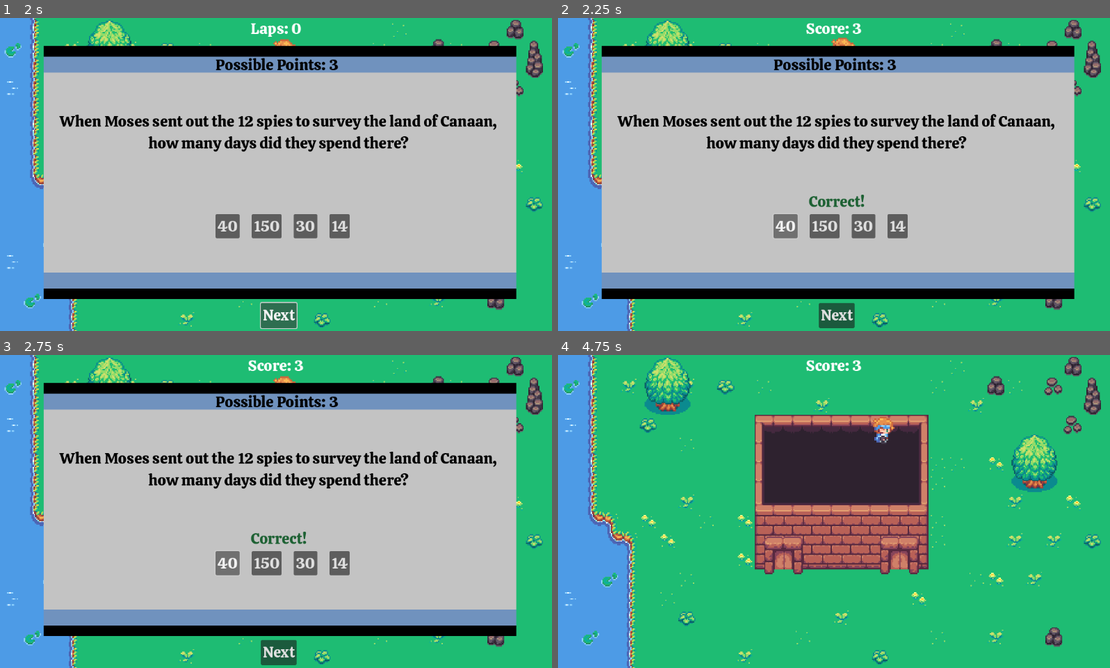
Above: before the commit, frames 1-4 (two rows, left to right).
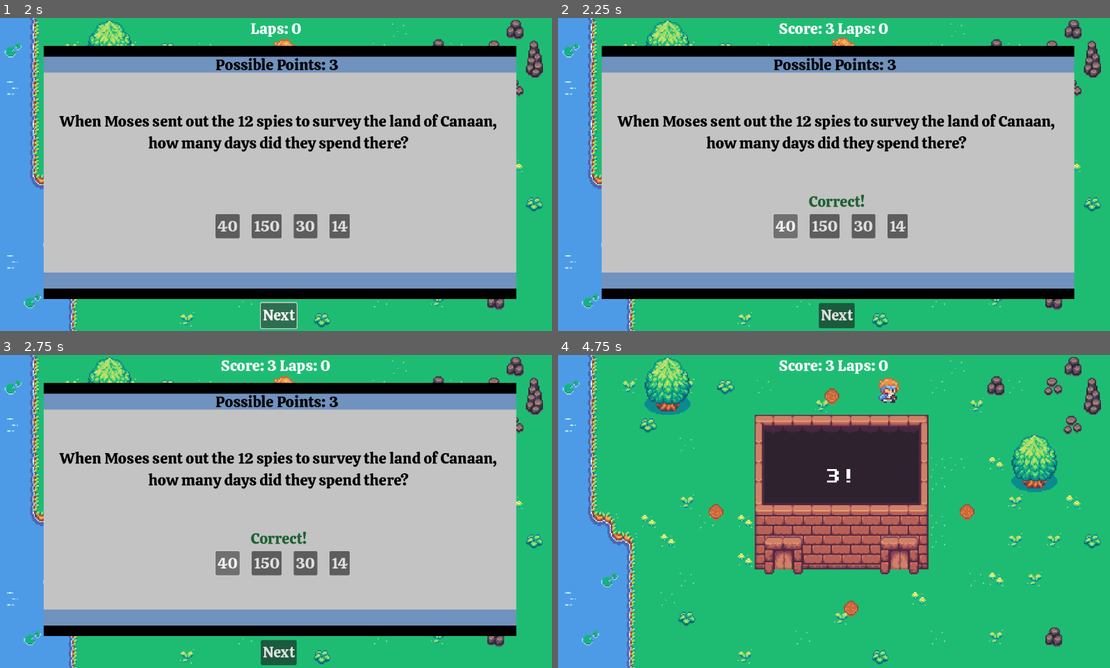
Above: after the commit, the same moments.

Repository: aalexander05/march-around-jericho
Game: Godot game, scene res://board.tscn
Two runs of this game, one before a commit and one after it. Both use one fixed random seed, a clock stepped at 60 frames per second and the inputs below. The engine's default icon, where the game draws it, is replaced by a stand-in: a white triangle on a blue panel in a dark square.
Inputs:
- Up to frame 1 (2 s): click "Next" at 0.5 s; click "Next" at 1.25 s
- Up to frame 2 (2.25 s): click "40" at 2 s
- Up to frame 3 (2.75 s): no input
- Up to frame 4 (4.75 s): click "150" at 2.75 s; click "30" at 3.5 s; tap Enter at 4.25 s; hold Right (ui_right) from 4.28 s (still down); tap G at 4.35 s

Frame 1 is identical in both runs. In frame 2, 0.4% of the frame differs, in the area x 40-60%, y 1-6%; in frame 3, 0.4%; in frame 4, 1.4%, in the area x 27-76%, y 1-84%.

Commit message:
improving marching and score

Diff:
--- a/GameManager.gd
+++ b/GameManager.gd
@@ -2,7 +2,7 @@
 
 signal change_question_text(new_text)
 signal change_question(question)
-signal correct_answer()
+signal correct_answer(score)
 signal incorrect_answer()
 signal clear_messages()
 signal set_possible_points(possible_points, original_max_possible_points)
@@ -10,6 +10,7 @@
 var current_question = {}
 var show_question = false
 var score = 0
+var laps = 0
 var steps_can_go_if_correct = 0 # set by each question's answer count
 var already_answered = false
 var submitted_answers = []
@@ -73,10 +74,17 @@
 
 	if text == StaticData.current_question["Correct Answer"]:
 		already_answered = true;
+
+		if steps_can_go_if_correct < 1:
+			await get_tree().create_timer(.3).timeout
+			get_question()
+			return
+
+		correct_answer.emit(steps_can_go_if_correct)
 		score += steps_can_go_if_correct
-		correct_answer.emit()
+		laps = floor(score / 4)
 		# get_question();
-		$"../HUD".set_score(score)
+		$"../HUD".set_score(score, steps_can_go_if_correct)
 	else:
 		for a in submitted_answers:
 			if a == text:
--- a/Marcher.gd
+++ b/Marcher.gd
@@ -1,4 +1,6 @@
 extends Node
+
+signal done_moving()
 
 enum positions {
 	North,
@@ -8,85 +10,68 @@
 }
 
 var current_position = positions.North
+
 var target_position
 var target_position2
 
-
-var new_animation2 = ""
-
-var tween
-
-var move_timer = 0
+var walk_duration = 1.25
 
 # Called when the node enters the scene tree for the first time.
 func _ready():
 	target_position = $"Position North East"
 	target_position2 = $"Position East"
 
+func _process(delta):
+	pass
 
-# Called every frame. 'delta' is the elapsed time since the previous frame.
-func _process(delta):
-	if move_timer > 0:
-		move_timer -= delta
-		if move_timer <= 0:
-			move_one_space()
+func setAnimation(animation):
+	$CharacterBody2D/Sprite2D2/AnimationPlayer.play(animation)
 
 
-func _input(event):
-	if event is InputEventKey and event.pressed:
-		if event.keycode == KEY_G:
-			move_one_space()
+func _on_game_manager_correct_answer(score):
+	await get_tree().create_timer(2.5).timeout
+	var spaces_to_move = score
 
+	var march_tween = create_tween()
 
+	for i in range(spaces_to_move):
 
-# stolen from https://stackoverflow.com/questions/13462001/ease-in-and-ease-out-animation-formula
-func parametric_blend(t):
-	var sqr = t * t
-	return sqr / (2 * (sqr - t) + 1)
+		var new_animation = ""
+		var new_animation2 = ""
 
-func move_one_space():
-	if tween:
-		tween.kill()
+		match current_position:
+			positions.North:
+				new_animation = "WalkRight"
+				new_animation2 = "Idle"
+				target_position = $"Position North East"
+				target_position2 = $"Position East"
+				current_position = positions.East
+			positions.East:
+				new_animation = "Idle"
+				new_animation2 = "WalkLeft"
+				target_position = $"Position South East"
+				target_position2 = $"Position South"
+				current_position = positions.South
+			positions.South:
+				new_animation = "WalkLeft"
+				new_animation2 = "WalkUp"
+				target_position = $"Position South West"
+				target_position2 = $"Position West"
+				current_position = positions.West
+			positions.West:
+				new_animation = "WalkUp"
+				new_animation2 = "WalkRight"
+				target_position = $"Position North West"
+				target_position2 = $"Position North"
+				current_position = positions.North
 
-	var new_animation = ""
+		if i == 0 && $CharacterBody2D/Sprite2D2/AnimationPlayer.current_animation != new_animation:
+			setAnimation(new_animation)
 
-	match current_position:
-		positions.North:
-			new_animation = "WalkRight"
-			new_animation2 = "Idle"
-			target_position = $"Position North East"
-			target_position2 = $"Position East"
-			current_position = positions.East
-		positions.East:
-			new_animation = "Idle"
-			new_animation2 = "WalkLeft"
-			target_position = $"Position South East"
-			target_position2 = $"Position South"
-			current_position = positions.South
-		positions.South:
-			new_animation = "WalkLeft"
-			new_animation2 = "WalkUp"
-			target_position = $"Position South West"
-			target_position2 = $"Position West"
-			current_position = positions.West
-		positions.West:
-			new_animation = "WalkUp"
-			new_animation2 = "WalkRight"
-			target_position = $"Position North West"
-			target_position2 = $"Position North"
-			current_position = positions.North
+		march_tween.chain().tween_property($CharacterBody2D, "position", target_position.position, walk_duration)
+		march_tween.tween_callback(setAnimation.bind(new_animation2))
+		march_tween.chain().tween_property($CharacterBody2D, "position", target_position2.position, walk_duration)
 
-	tween = create_tween()
-	tween.tween_property($CharacterBody2D, "position", target_position.position, 2)
-	tween.tween_callback(setSecondAnimation)
-	tween.chain().tween_property($CharacterBody2D, "position", target_position2.position, 2)
-
-	$CharacterBody2D/Sprite2D2/AnimationPlayer.play(new_animation)
-
-func setSecondAnimation():
-	$CharacterBody2D/Sprite2D2/AnimationPlayer.play(new_animation2)
-
-
-
-func _on_game_manager_correct_answer():
-	move_timer = 2
+	await march_tween.finished
+	await get_tree().create_timer(.6).timeout
+	done_moving.emit()
--- a/board.tscn
+++ b/board.tscn
@@ -504,7 +504,7 @@
 texture_filter = 1
 tile_set = SubResource("TileSet_a4xcf")
 format = 2
-layer_0/tile_data = PackedInt32Array(-262150, 327680, 0, -19 …(1008 unchanged characters)… 4, -262154, 524288, 4, 393208, 524288, 4)
+layer_0/tile_data = PackedInt32Array(-262150, 327680, 0, -19 …(1008 unchanged characters)… 4, -262154, 524288, 4, 393208, 524288, 4, -7, 196608, 3, 65529, 196608, 4, -6, 262144, 3, 65530, 262144, 4, -65530, 196608, 3, 6, 196608, 4, -65529, 262144, 3, 7, 262144, 4, 262144, 196608, 3, 327680, 196608, 4, 262145, 262144, 3, 327681, 262144, 4, -393217, 196608, 3, -327681, 196608, 4, -458752, 262144, 3, -393216, 262144, 4)
 
 [node name="CityWalls" type="TileMap" parent="."]
 texture_filter = 1
@@ -539,28 +539,28 @@
 script = ExtResource("7_n6p8e")
 
 [node name="Position North" type="Node2D" parent="Marcher"]
-position = Vector2(8, -101)
+position = Vector2(0, -96)
 
 [node name="Position North East" type="Node2D" parent="Marcher"]
-position = Vector2(112, -101)
+position = Vector2(108, -96)
 
 [node name="Position East" type="Node2D" parent="Marcher"]
-position = Vector2(114, 3)
+position = Vector2(112, 0)
 
 [node name="Position South East" type="Node2D" parent="Marcher"]
-position = Vector2(114, 79)
+position = Vector2(110, 74)
 
 [node name="Position South" type="Node2D" parent="Marcher"]
-position = Vector2(9, 80)
+position = Vector2(16, 80)
 
 [node name="Position South West" type="Node2D" parent="Marcher"]
-position = Vector2(-104, 78)
+position = Vector2(-92, 78)
 
 [node name="Position West" type="Node2D" parent="Marcher"]
-position = Vector2(-106, 2)
+position = Vector2(-96, 0)
 
 [node name="Position North West" type="Node2D" parent="Marcher"]
-position = Vector2(-100, -101)
+position = Vector2(-98, -92)
 
 [node name="CharacterBody2D" type="CharacterBody2D" parent="Marcher"]
 position = Vector2(8, -102)
@@ -596,3 +596,4 @@
 [connection signal="incorrect_answer" from="GameManager" to="CanvasLayer" method="_on_game_manager_incorrect_answer"]
 [connection signal="set_possible_points" from="GameManager" to="CanvasLayer" method="_on_game_manager_set_possible_points"]
 [connection signal="ready_to_show_again" from="CanvasLayer" to="GameManager" method="_on_canvas_layer_ready_to_show_again"]
+[connection signal="done_moving" from="Marcher" to="CanvasLayer" method="_on_marcher_done_moving"]
--- a/hud.gd
+++ b/hud.gd
@@ -1,14 +1,35 @@
 extends CanvasLayer
 
+var points = 0;
+var show_points_timer = 0
+var point_shower_speed = 1
+var original_point_shower_y
 
 # Called when the node enters the scene tree for the first time.
 func _ready():
-	pass # Replace with function body.
+	$MarginContainer/PointsShower/Label.hide()
+	original_point_shower_y = $MarginContainer/PointsShower/Label.position.y
 
 
 # Called every frame. 'delta' is the elapsed time since the previous frame.
 func _process(delta):
-	pass
+	if show_points_timer > 0:
+		var points_label = $MarginContainer/PointsShower/Label
+		points_label.position.y -= point_shower_speed
+		points_label.show()
+		points_label.text = str(points)
+		if points > 1:
+			points_label.text += "!"
 
-func set_score(score):
-	$MarginContainer/Label.text = "Score: " + str(score)
+		show_points_timer -= delta
+		if show_points_timer <= 0:
+			points_label.position.y = original_point_shower_y
+			points_label.hide()
+
+
+func set_score(score, points_last_scored):
+	$MarginContainer/Label.text = "Score: " + str(score) + " Laps: " + str(floor(score / 4))
+
+	await get_tree().create_timer(2.2).timeout
+	points = points_last_scored
+	show_points_timer = .8
--- a/hud.tscn
+++ b/hud.tscn
@@ -1,7 +1,8 @@
-[gd_scene load_steps=3 format=3 uid="uid://kyvdagipo0f0"]
+[gd_scene load_steps=4 format=3 uid="uid://kyvdagipo0f0"]
 
 [ext_resource type="Script" path="res://hud.gd" id="1_062of"]
 [ext_resource type="FontFile" uid="uid://bqgxm66o0gbqn" path="res://Calistoga-Regular.ttf" id="2_5e3j3"]
+[ext_resource type="FontFile" uid="uid://c6t6tc31eblpy" path="res://dogicabold.ttf" id="3_085mv"]
 
 [node name="CanvasLayer" type="CanvasLayer"]
 script = ExtResource("1_062of")
@@ -21,3 +22,17 @@
 theme_override_font_sizes/font_size = 32
 text = "Laps: 0"
 horizontal_alignment = 1
+
+[node name="PointsShower" type="Node2D" parent="MarginContainer"]
+position = Vector2(843, 271)
+
+[node name="Label" type="Label" parent="MarginContainer/PointsShower"]
+texture_filter = 1
+offset_left = -326.0
+offset_top = -7.0
+offset_right = -215.0
+offset_bottom = 21.0
+theme_override_fonts/font = ExtResource("3_085mv")
+theme_override_font_sizes/font_size = 32
+text = "3!"
+horizontal_alignment = 1
--- a/ui.gd
+++ b/ui.gd
@@ -2,7 +2,6 @@
 
 var hide_incorrect_message_timer = 0
 var hide_correct_message_timer = 0
-var show_timer = 0
 
 signal ready_to_show_again()
 
@@ -24,14 +23,7 @@
 	if hide_correct_message_timer > 0:
 		hide_correct_message_timer -= delta
 		if hide_correct_message_timer <= 0:
-			show_timer = 5
 			hide()
-
-	if show_timer > 0:
-		show_timer -= delta
-		if show_timer <= 0:
-			ready_to_show_again.emit()
-			show()
 
 
 
@@ -82,7 +74,7 @@
 	hide_incorrect_message_timer = 3
 
 
-func _on_game_manager_correct_answer():
+func _on_game_manager_correct_answer(score):
 	hide_correct_message_timer = 2
 
 
@@ -108,3 +100,8 @@
 	#for p in range(original_max_possible_points - possible_points):
 		#new_possible_points_text += "❌"
 	$MarginContainer/NinePatchRect/PossiblePoints.text = new_possible_points_text
+
+
+func _on_marcher_done_moving():
+	ready_to_show_again.emit()
+	show()
Binary file added: dogicabold.ttf
Not shown, added: dogicabold.ttf.import
